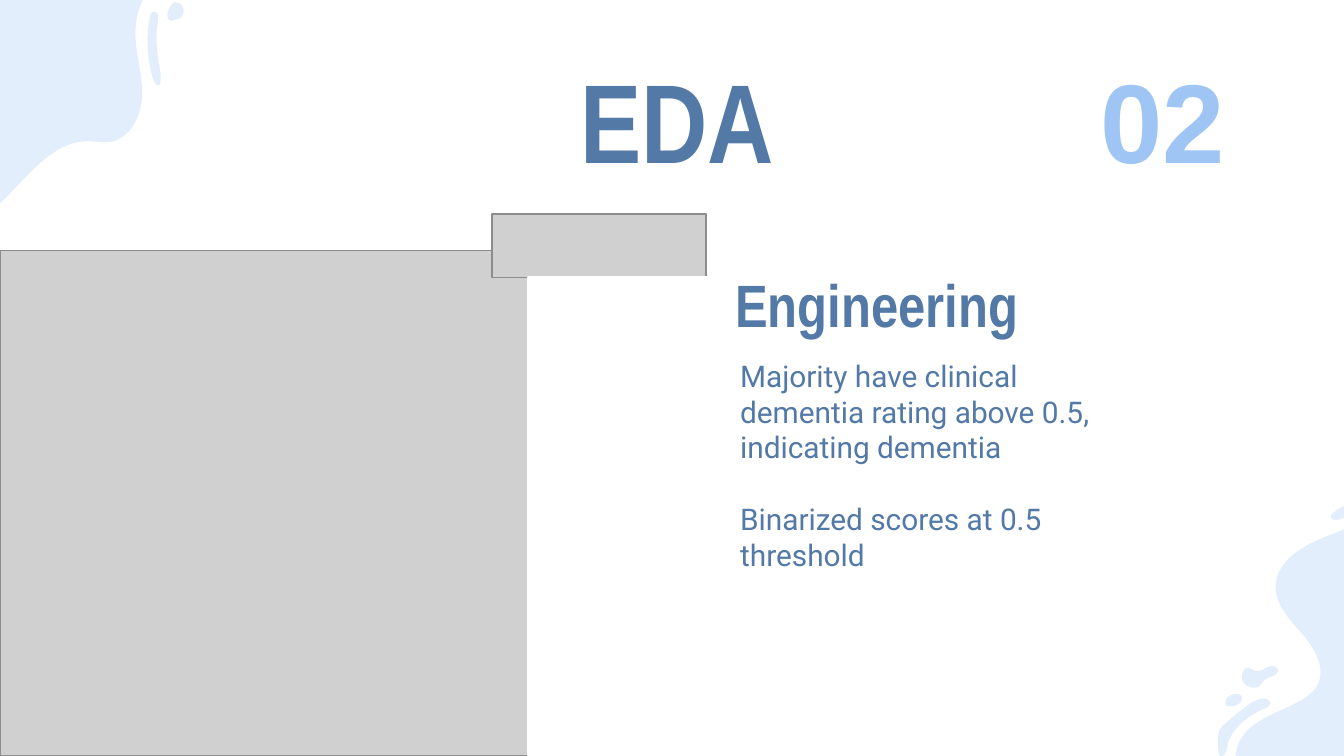
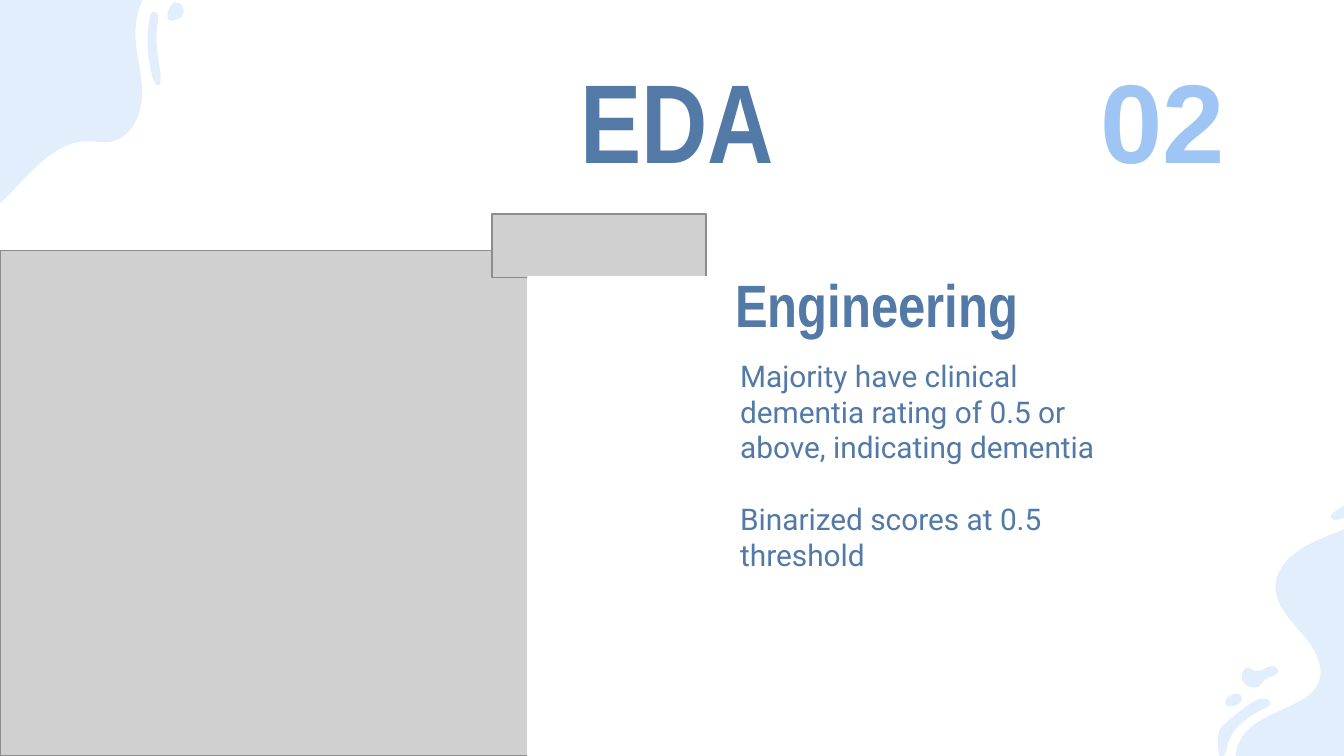
Before and after one commit to ClaytonYoung/ClaytonYoung.github.io, a slide deck: slide 7 of assets/Metis/Classification/classification_pptx_clayton_young.pptx. Drawn at 1344x756 pixels with LibreOffice and Linux fonts; fonts in the diff are those of the drawing; grey boxes stand for pictures. Boxes give left, top, right and bottom in pixels: in the first picture for what was removed or moved away, otherwise in the second. Text is boxed around its words. In the diff, an @@ line names an element or a change of style, - is before the commit and + after.

```diff
--- a/assets/Metis/Classification/classification_pptx_clayton_young.pptx
+++ b/assets/Metis/Classification/classification_pptx_clayton_young.pptx
@@ subtitle at bbox=[740, 364, 1094, 464]: text changed @@
-Majority have clinical dementia rating above 0.5, indicating dementia
+Majority have clinical dementia rating of 0.5 or above, indicating dementia
```
Also in this commit, not shown: 1 other slide changed, 1 other file.
